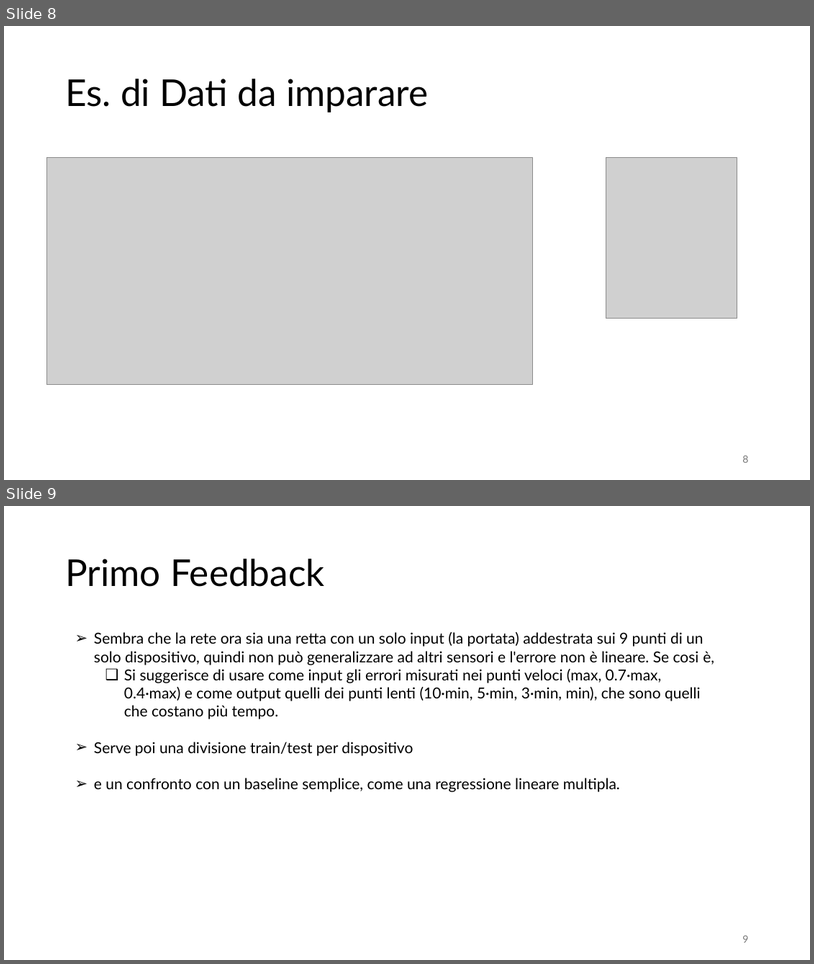
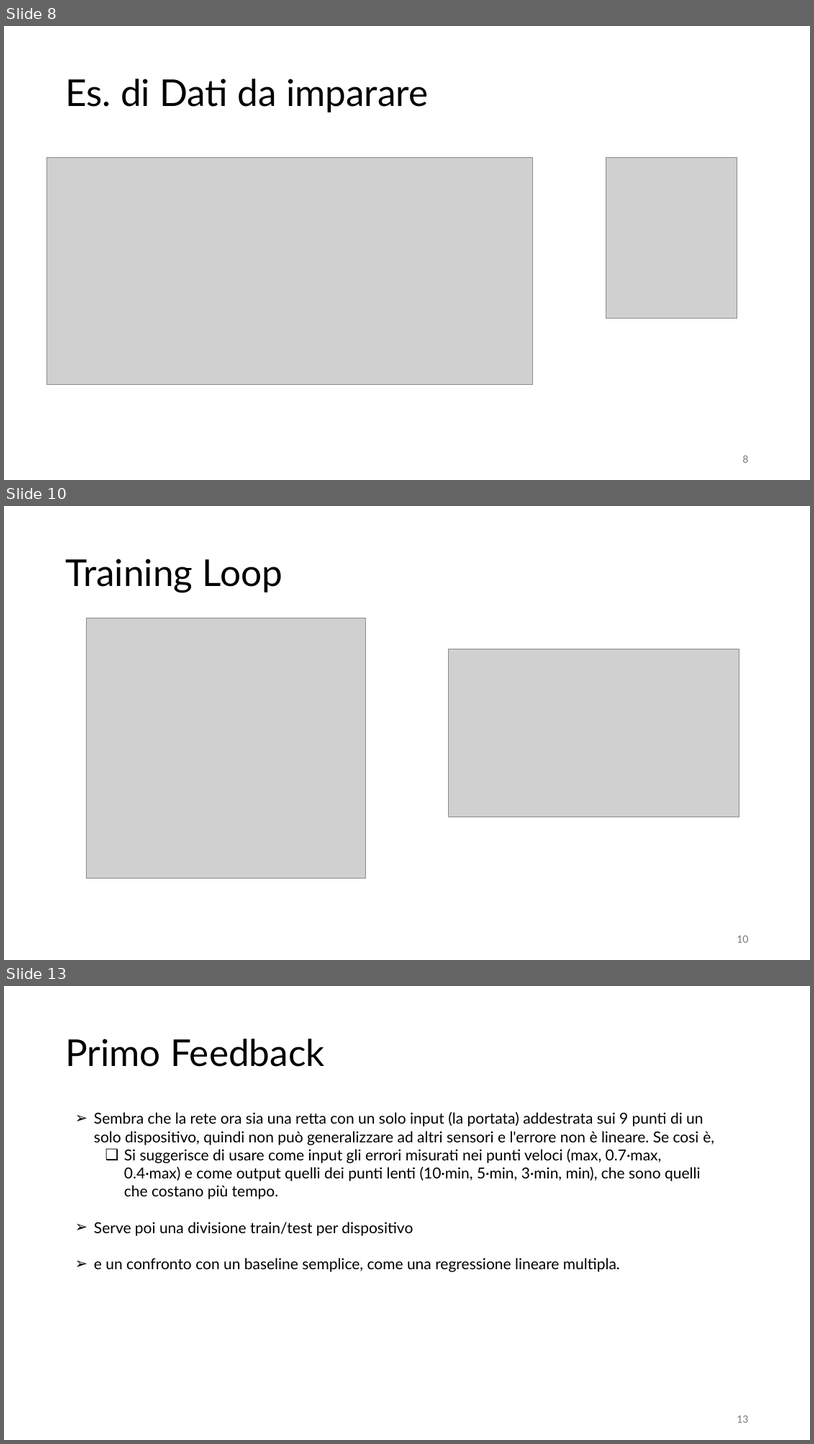
Before and after one commit to dringricciardi/Scuola2026, a slide deck: scuola2026.pptx. Shown one above the other, each under a label of ours: slides 8 and 9 before the commit, slides 8, 10 and 13 after it; the slides between them are not shown. The pictures are 814x964 and 814x1444 pixels, drawn with LibreOffice and Linux fonts; fonts in the diff are those of the drawing; grey boxes stand for pictures. Boxes give left, top, right and bottom in pixels: in the first picture for what was removed or moved away, otherwise in the second. Text is boxed around its words. In the diff, an @@ line names an element or a change of style, - is before the commit and + after.

```diff
--- a/scuola2026.pptx
+++ b/scuola2026.pptx
@@ slide 10 added at [4,506,810,960], background #FFFFFF @@
@@ title added at [65,559,283,592], 44 pt, text #000000 @@
+Training Loop
@@ picture added at [86,618,365,878] @@
@@ picture added at [449,649,740,816] @@
@@ page number added at [737,935,748,942], 12 pt, text #797979 @@
+10
@@ what was slide 9 is now slide 13 @@
@@ page number at [737,1415,748,1422]: text changed @@
-9
+13
```
Also in this commit, not shown: 3 other slides added.
